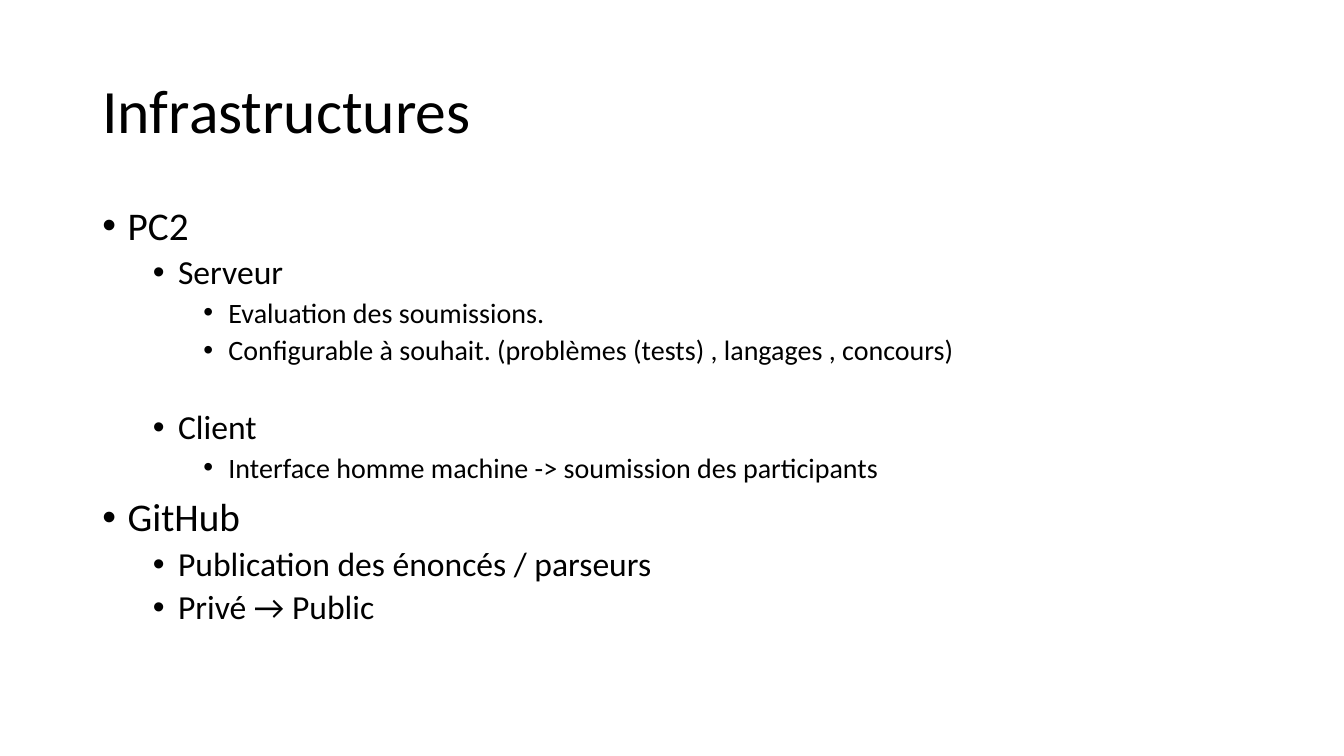
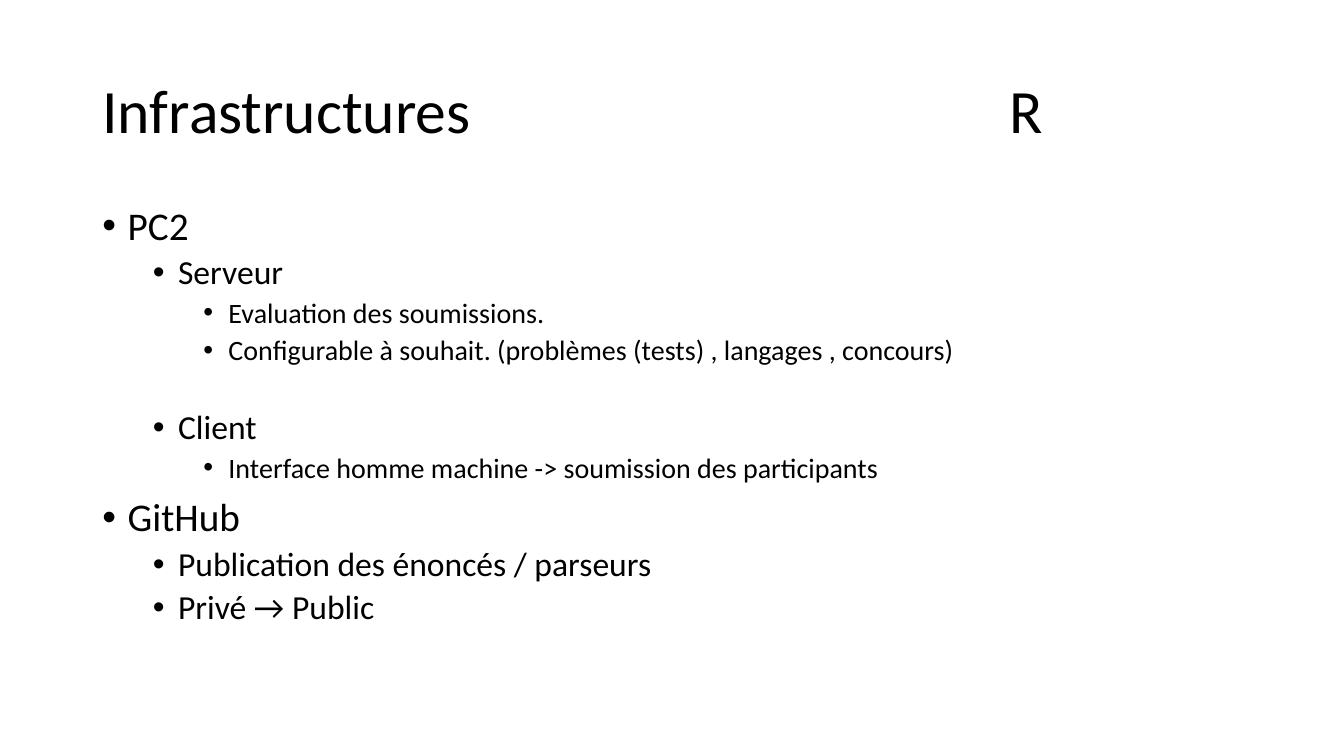
Before and after one commit to GRnice/ConcoursJuin, a slide deck: slide 6 of rapport/presentation.pptx. Drawn at 1344x756 pixels with LibreOffice and Linux fonts; fonts in the diff are those of the drawing. Boxes give left, top, right and bottom in pixels: in the first picture for what was removed or moved away, otherwise in the second. Text is boxed around its words. In the diff, an @@ line names an element or a change of style, - is before the commit and + after.

```diff
--- a/rapport/presentation.pptx
+++ b/rapport/presentation.pptx
@@ title at (x1=102, y1=90, x2=1043, y2=134): text changed @@
-Infrastructures
+Infrastructures R
```
Also in this commit, not shown: 12 other slides changed.
